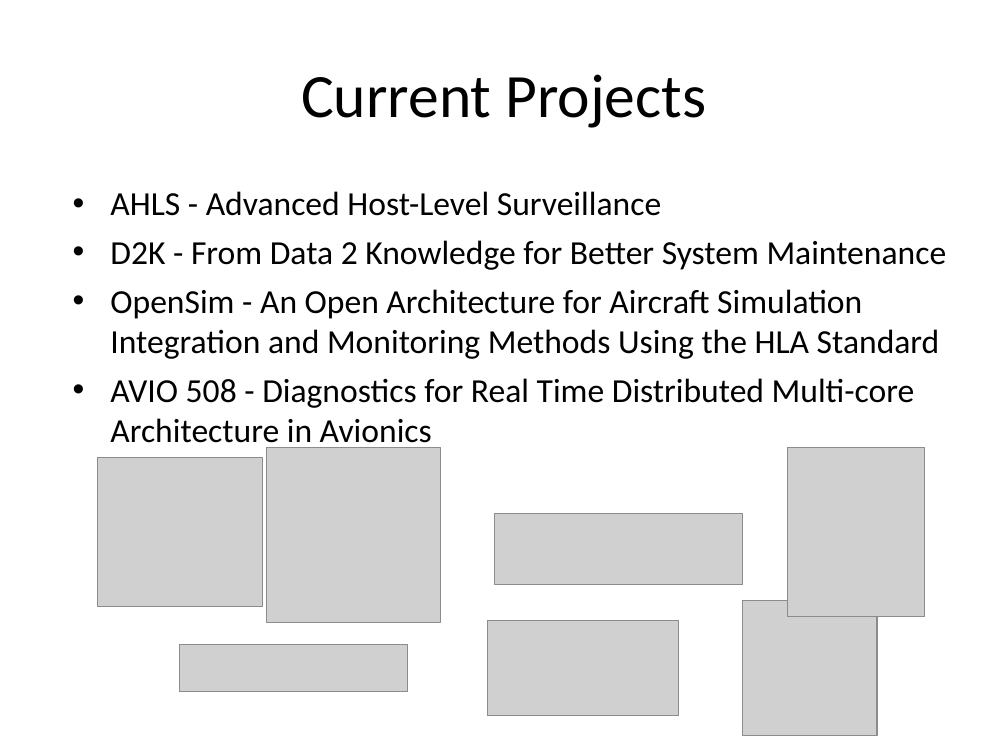
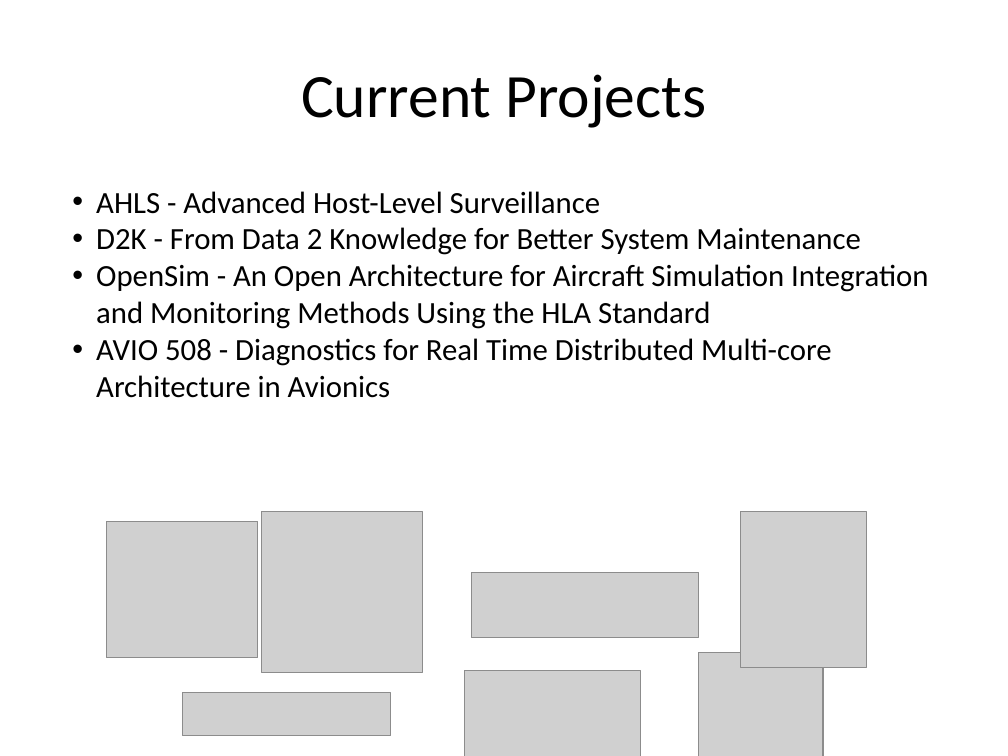
Before and after one commit to MathieuNls/mosart-presentation, a slide deck: slide 4 of SBALab.pptx. Drawn at 1008x756 pixels with LibreOffice and Linux fonts; fonts in the diff are those of the drawing; grey boxes stand for pictures. Boxes give left, top, right and bottom in pixels: in the first picture for what was removed or moved away, otherwise in the second. Text is boxed around its words. In the diff, an @@ line names an element or a change of style, - is before the commit and + after.

```diff
--- a/SBALab.pptx
+++ b/SBALab.pptx
@@ text "AHLS - Advanced Host-Level Surveillance" at box(96, 191, 928, 398): size 24 to 22 pt; indent changed; less space between paragraphs @@
@@ picture: place and size @@
-picture at box(98, 458, 262, 607)
+picture at box(107, 521, 258, 658)
@@ picture: place and size @@
-picture at box(267, 448, 442, 622)
+picture at box(262, 512, 422, 672)
@@ picture: place and size @@
-picture at box(787, 448, 924, 617)
+picture at box(741, 512, 867, 667)
@@ picture: place and size @@
-picture at box(494, 513, 742, 585)
+picture at box(471, 573, 699, 638)
@@ picture: place and size @@
-picture at box(742, 600, 877, 735)
+picture at box(699, 652, 823, 756)
@@ picture: place and size @@
-picture at box(488, 620, 679, 716)
+picture at box(465, 670, 640, 756)
@@ picture: place and size @@
-picture at box(179, 645, 406, 691)
+picture at box(182, 692, 391, 736)
```
Also in this commit, not shown: 4 other slides changed, 5 other files.
